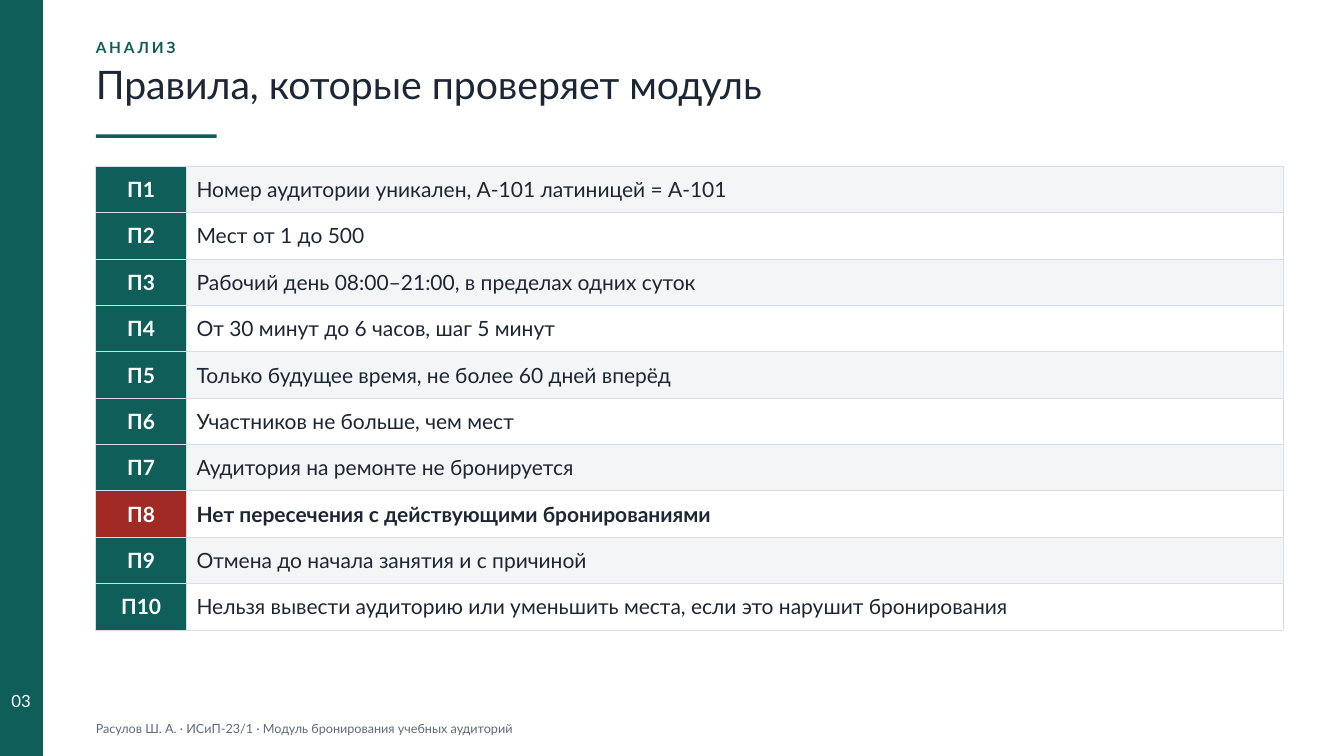
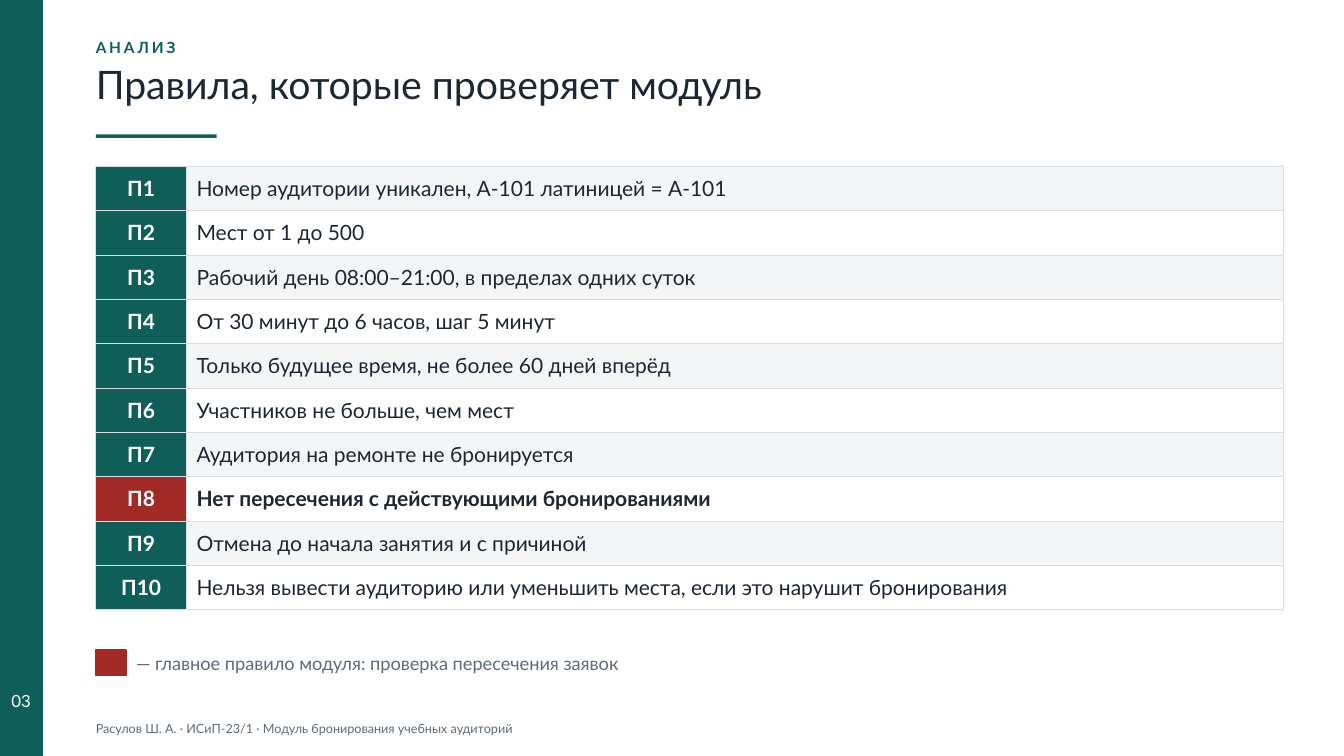
Before and after one commit to Black287234/KP-shahin, a slide deck: slide 3 of docs/Презентация.pptx. Drawn at 1344x756 pixels with LibreOffice and Linux fonts; fonts in the diff are those of the drawing. Boxes give left, top, right and bottom in pixels: in the first picture for what was removed or moved away, otherwise in the second. Text is boxed around its words. In the diff, an @@ line names an element or a change of style, - is before the commit and + after.

```diff
--- a/docs/Презентация.pptx
+++ b/docs/Презентация.pptx
@@ table: place and size @@
-table at [96,166,1284,622]
+table at [96,166,1284,603]
@@ rectangle added at [96,650,126,676], fill #A12B24, outline #A12B24 1 pt @@
@@ text added at [155,660,619,673], 13 pt, text #5D6B7A @@
+— главное правило модуля: проверка пересечения заявок
```
Also in this commit, not shown: 3 other slides changed, 1 slide added, 1 slide removed, 11 other files.
